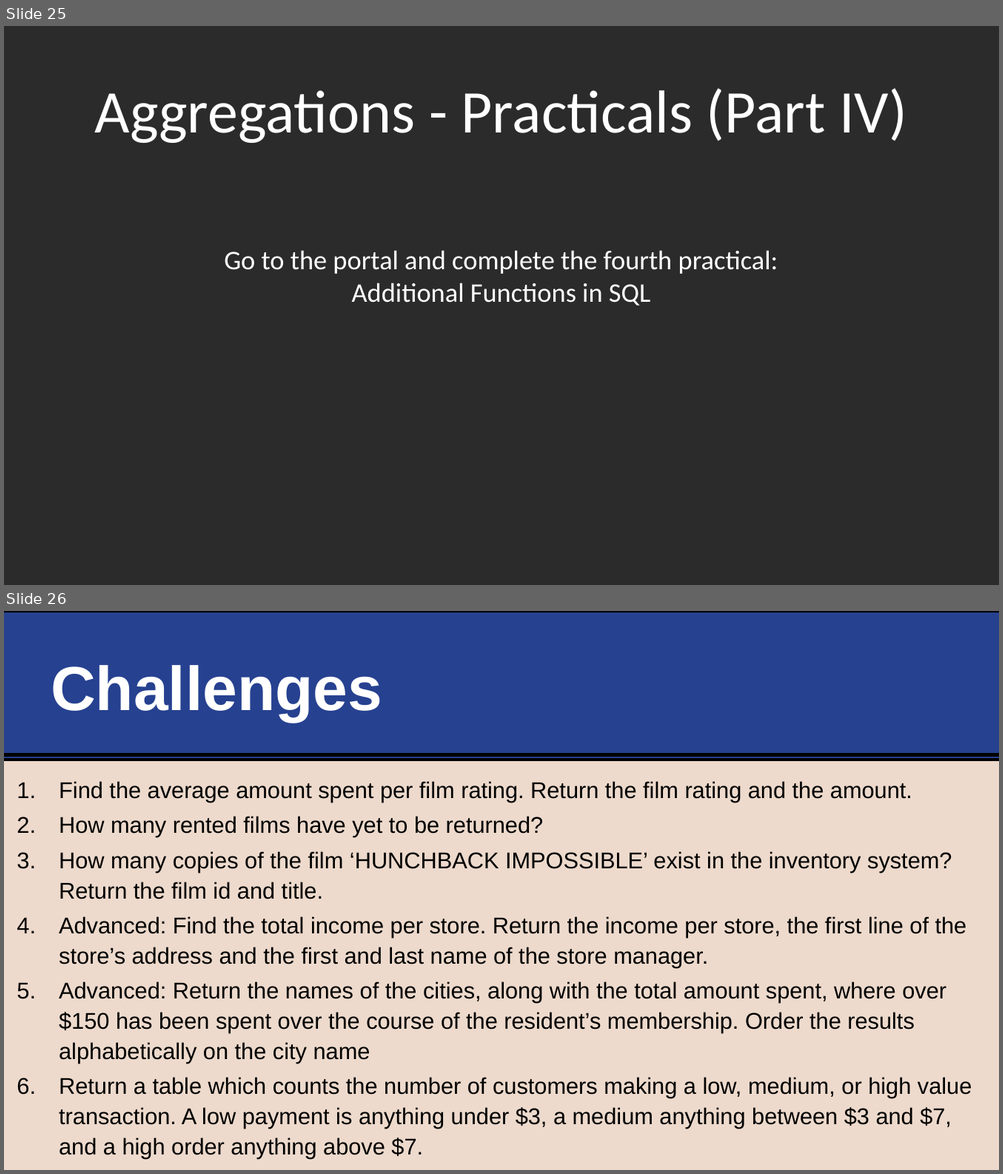
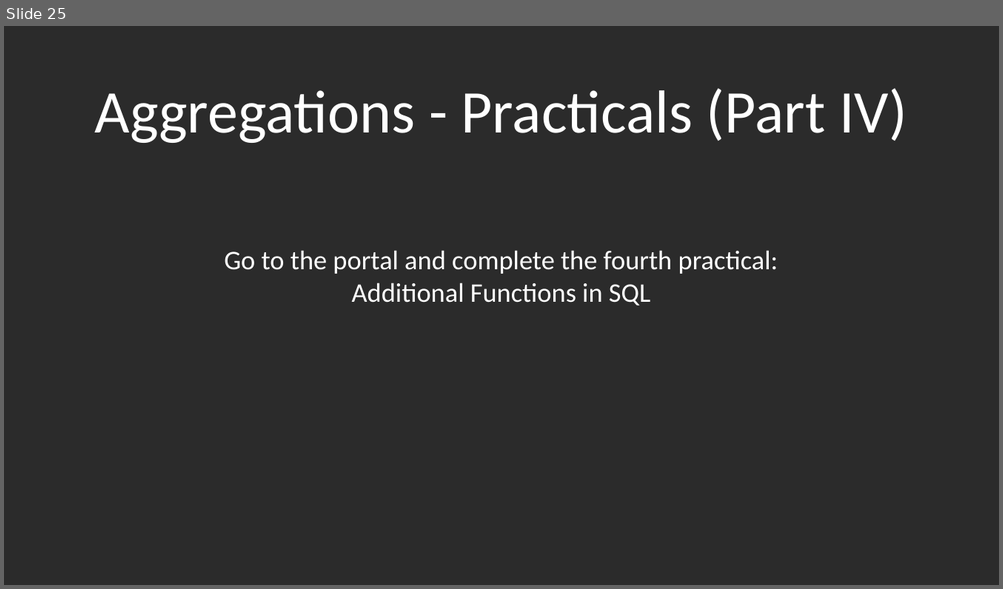
Before and after one commit to life-efficient/Data-Engineering, a slide deck: 3. SQL/4. Aggregations/4. SQL Data Analysis - Aggregations, Function, Flow Control.pptx. Shown one above the other, each under a label of ours: slides 25 and 26 before the commit, slide 25 after it. The pictures are 1003x1174 and 1003x589 pixels, drawn with LibreOffice and Linux fonts; fonts in the diff are those of the drawing; background and template pictures are left out; a plain dark background stands for a picture behind light text. Boxes give left, top, right and bottom in pixels: in the first picture for what was removed or moved away, otherwise in the second. Text is boxed around its words. In the diff, an @@ line names an element or a change of style, - is before the commit and + after.

```diff
--- a/3. SQL/4. Aggregations/4. SQL Data Analysis - Aggregations, Function, Flow Control.pptx
+++ b/3. SQL/4. Aggregations/4. SQL Data Analysis - Aggregations, Function, Flow Control.pptx
@@ slide 26 removed at [4, 611, 999, 1170], background #EDDACC @@
@@ rectangle removed at [4, 611, 999, 760] @@
@@ title removed at [51, 665, 382, 721] @@
-Challenges
@@ line removed from (4, 755) to (999, 755) @@
@@ text removed at [59, 781, 971, 1159] @@
-1. Find the average amount spent per film rating. Return the film rating and the amount.
-2. How many rented films have yet to be returned?
-3. How many copies of the film ‘HUNCHBACK IMPOSSIBLE’ exist in the inventory system? Return the film id and title.
-4. Advanced: Find the total income per store. Return the income per store, the first line of the store’s address and the first and last name of the store manager.
-5. Advanced: Return the names of the cities, along with the total amount spent, where over $150 has been spent over the course of the resident’s membership. Order the results alphabetically on the city name
-6. Return a table which counts the number of customers making a low, medium, or high value transaction. A low payment is anything under $3, a medium anything between $3 and $7, and a high order anything above $7.
```
Also in this commit, not shown: 18 other files.
